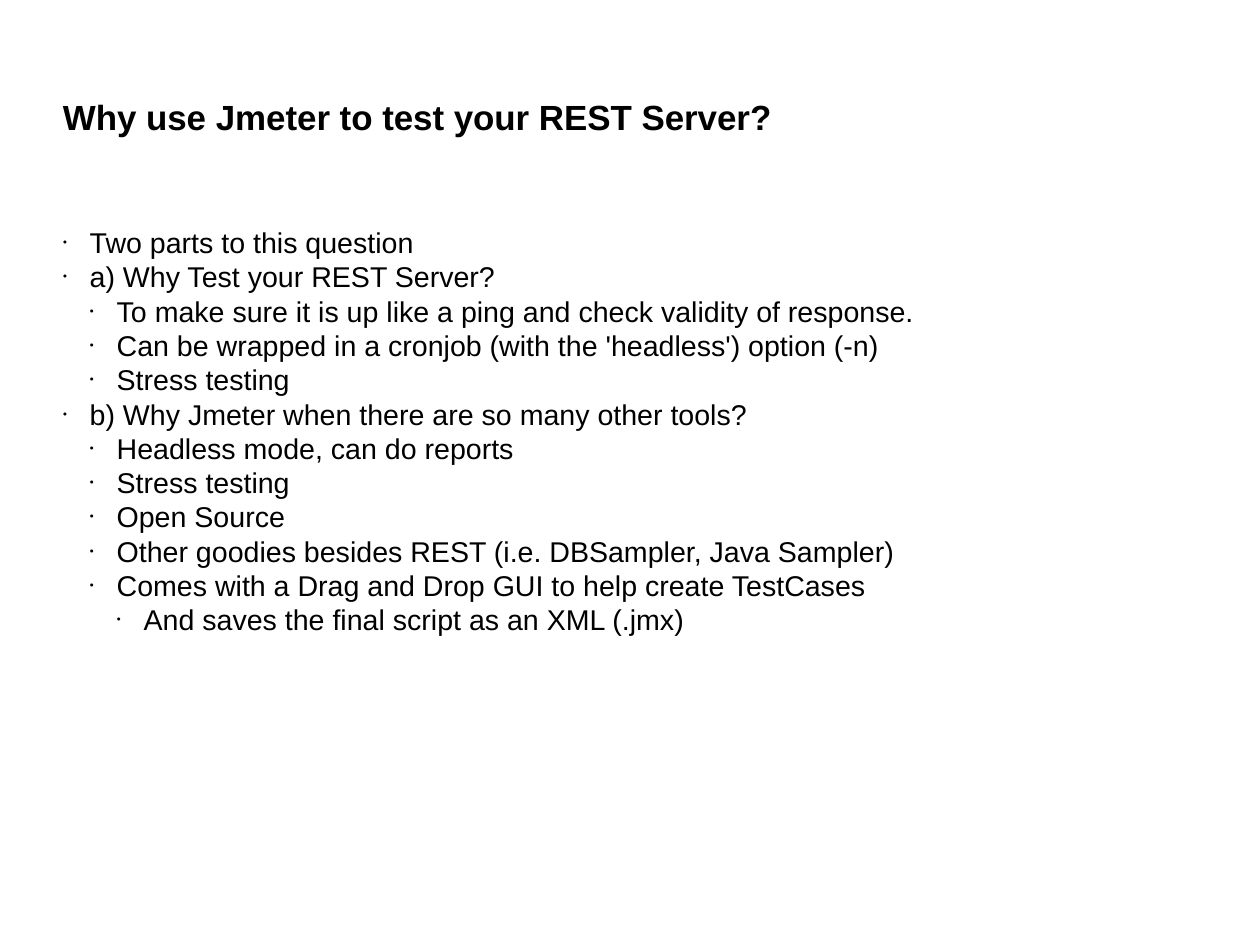
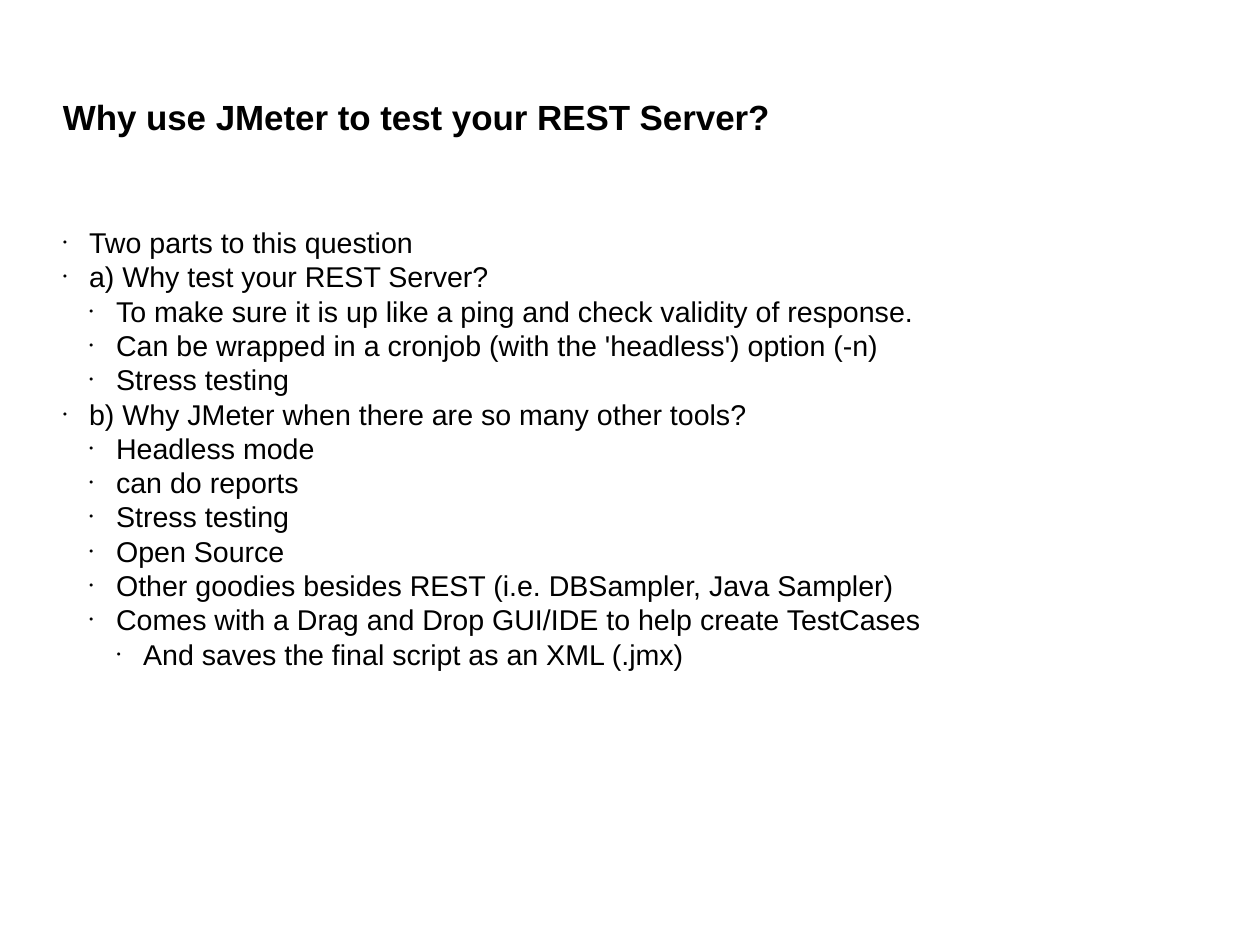
Before and after one commit to hchan/jmeterDemo, a slide deck: slide 3 of jmeterDemo.ppt. Drawn at 1260x945 pixels with LibreOffice and Linux fonts; fonts in the diff are those of the drawing; background and template pictures are left out. Boxes give left, top, right and bottom in pixels: in the first picture for what was removed or moved away, otherwise in the second. Text is boxed around its words. In the diff, an @@ line names an element or a change of style, - is before the commit and + after.

```diff
--- a/jmeterDemo.ppt
+++ b/jmeterDemo.ppt
@@ text at (63,104,770,137): text changed @@
-Why use Jmeter to test your REST Server?
+Why use JMeter to test your REST Server?
@@ text at (89,266,488,293): text changed @@
-● a) Why Test your REST Server?
+● a) Why test your REST Server?
@@ text at (89,404,746,499): text changed @@
-● b) Why Jmeter when there are so many other tools?
-  ● Headless mode, can do reports
+● b) Why JMeter when there are so many other tools?
+  ● Headless mode
+  ● can do reports
@@ text at (116,609,920,636): text changed @@
-  ● Comes with a Drag and Drop GUI to help create TestCases
+  ● Comes with a Drag and Drop GUI/IDE to help create TestCases
@@ text at (143,644,683,670): indent changed @@
```
Also in this commit, not shown: 7 other slides changed, 1 slide added, 1 other file.
